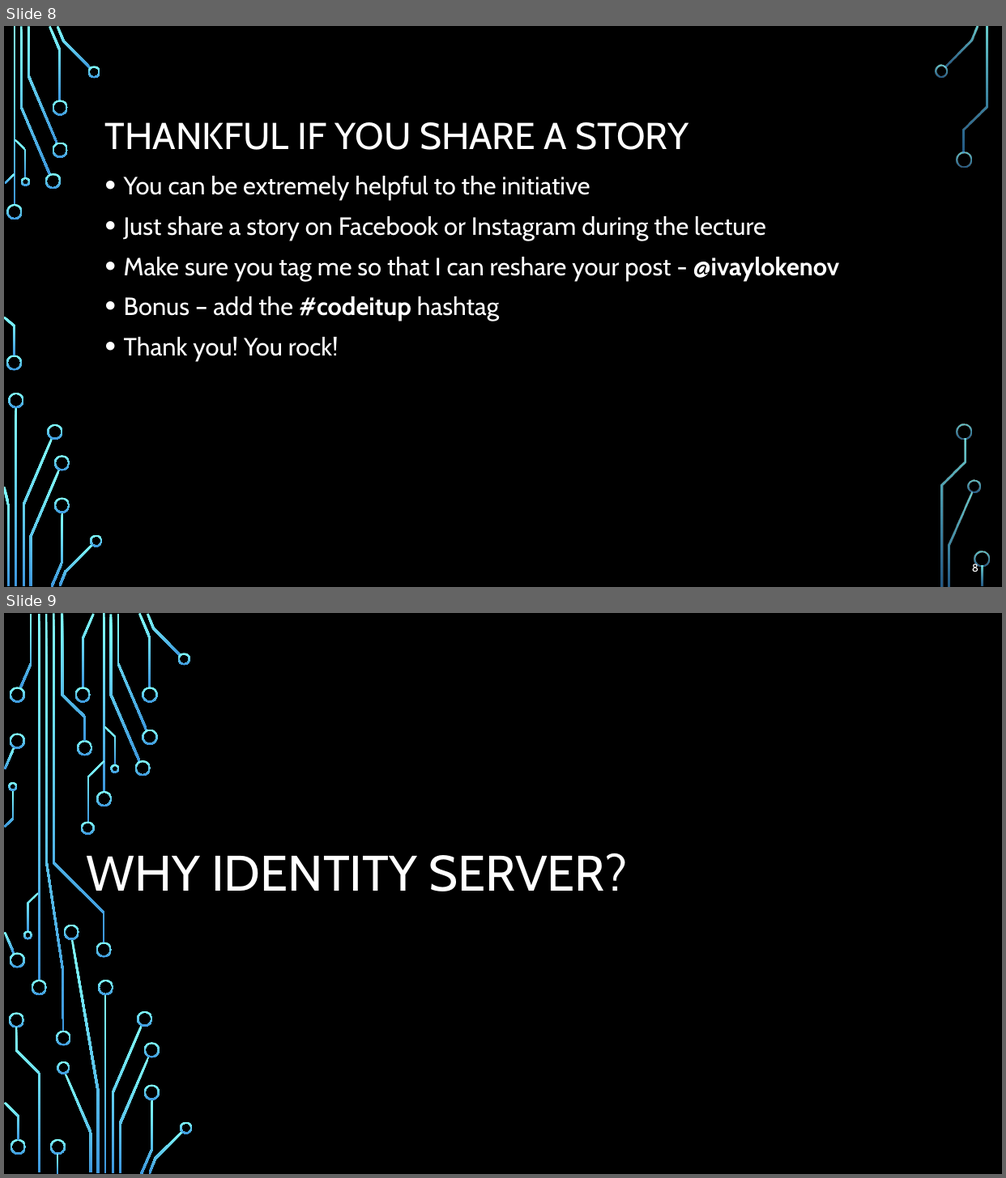
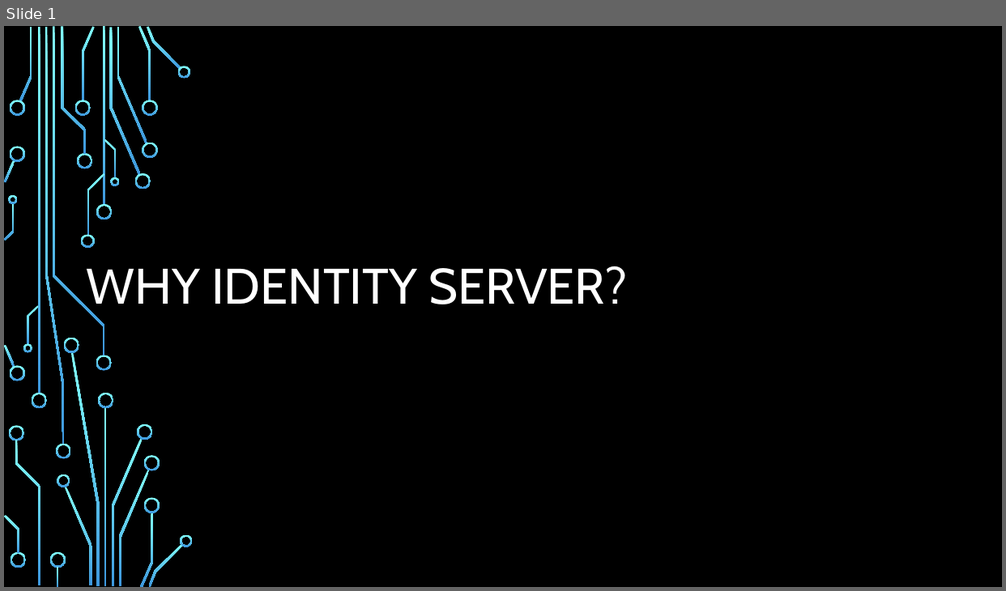
Before and after one commit to profjordanov/doctorate, a slide deck: resources/Identity-Server-Demystified.pptx. Shown one above the other, each under a label of ours: slides 8 and 9 before the commit, slide 1 after it. The pictures are 1006x1178 and 1006x591 pixels, drawn with LibreOffice and Linux fonts; fonts in the diff are those of the drawing; background and template pictures are left out. Boxes give left, top, right and bottom in pixels: in the first picture for what was removed or moved away, otherwise in the second. Text is boxed around its words. In the diff, an @@ line names an element or a change of style, - is before the commit and + after.

```diff
--- a/resources/Identity-Server-Demystified.pptx
+++ b/resources/Identity-Server-Demystified.pptx
@@ slide 8 removed at <box>4,26,1002,587</box>, background picture (left out) @@
@@ title removed at <box>105,122,688,150</box> @@
-THANKFUL IF YOU SHARE A STORY
@@ text removed at <box>124,176,839,361</box> @@
-• You can be extremely helpful to the initiative
-• Just share a story on Facebook or Instagram during the lecture
-• Make sure you tag me so that I can reshare your post - @ivaylokenov
-• Bonus – add the #codeitup hashtag
-• Thank you! You rock!
@@ page number removed at <box>972,563,978,572</box> @@
-8
@@ group removed at <box>4,26,990,587</box>: 33 freeform shapes, 3 rectangles @@
@@ what was slide 9 is now slide 1 @@
```
Also in this commit, not shown: 13 other slides removed, 1 other file.
